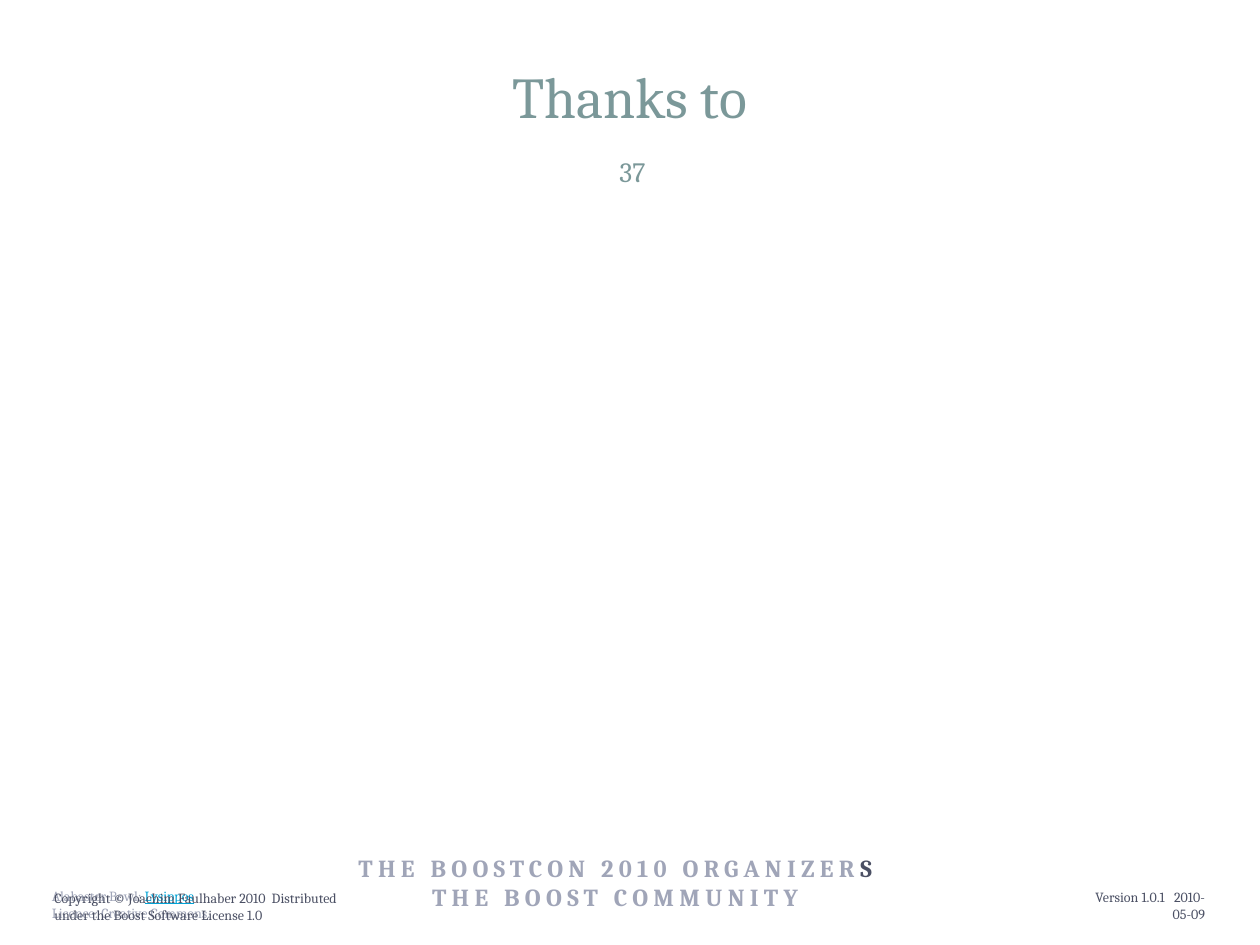
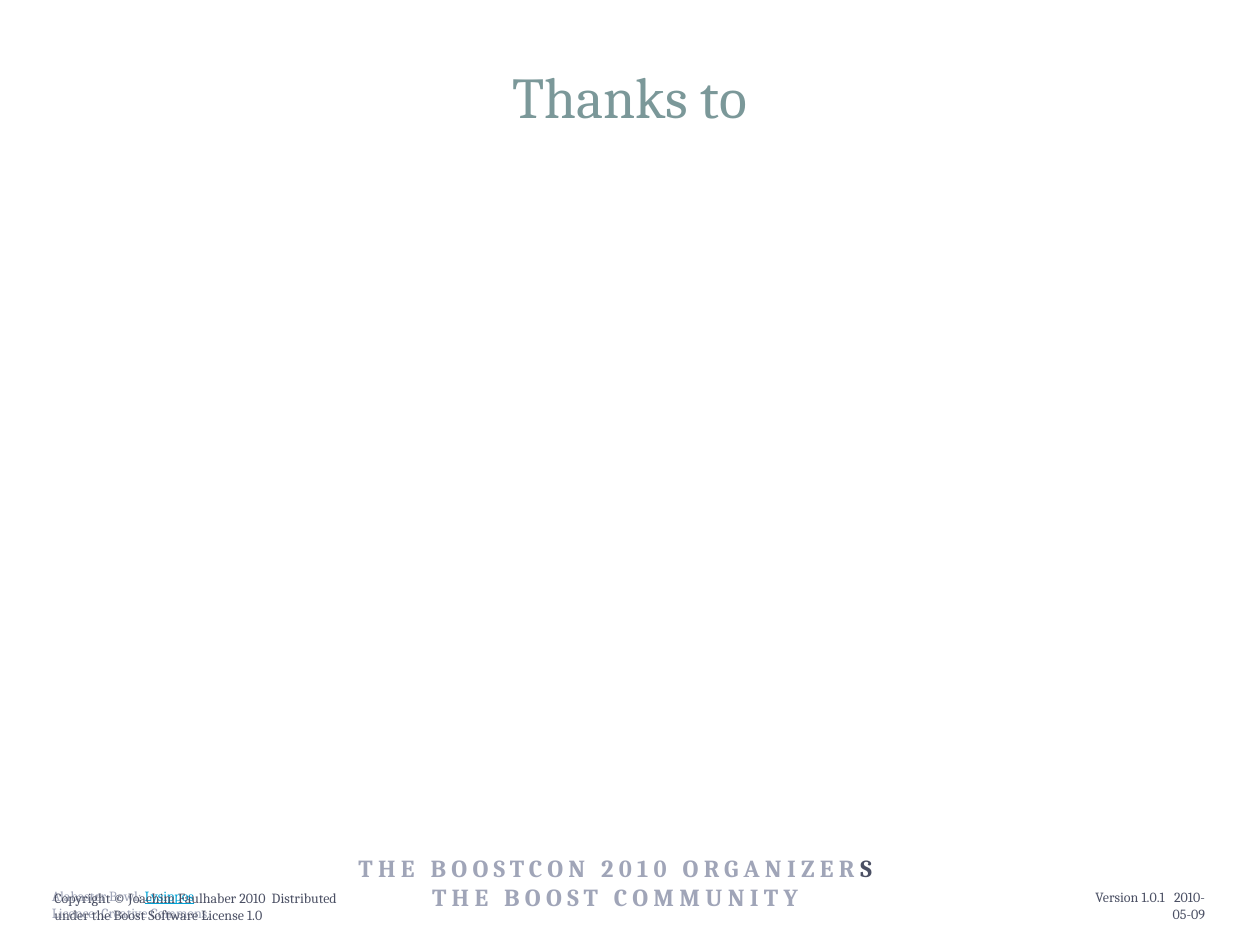
Before and after one commit to ryppl/boost-history, a slide deck: slide 37 of itl/libs/validate/doc/boostcon2010/BoostAlabaster.pptx. Drawn at 1260x945 pixels with LibreOffice and Linux fonts; fonts in the diff are those of the drawing; background and template pictures are left out. Boxes give left, top, right and bottom in pixels: in the first picture for what was removed or moved away, otherwise in the second. Text is boxed around its words. In the diff, an @@ line names an element or a change of style, - is before the commit and + after.

```diff
--- a/itl/libs/validate/doc/boostcon2010/BoostAlabaster.pptx
+++ b/itl/libs/validate/doc/boostcon2010/BoostAlabaster.pptx
@@ page number removed at bbox=[619, 163, 645, 182] @@
-37
```
Also in this commit, not shown: 6 other slides changed, 6 slides added.
